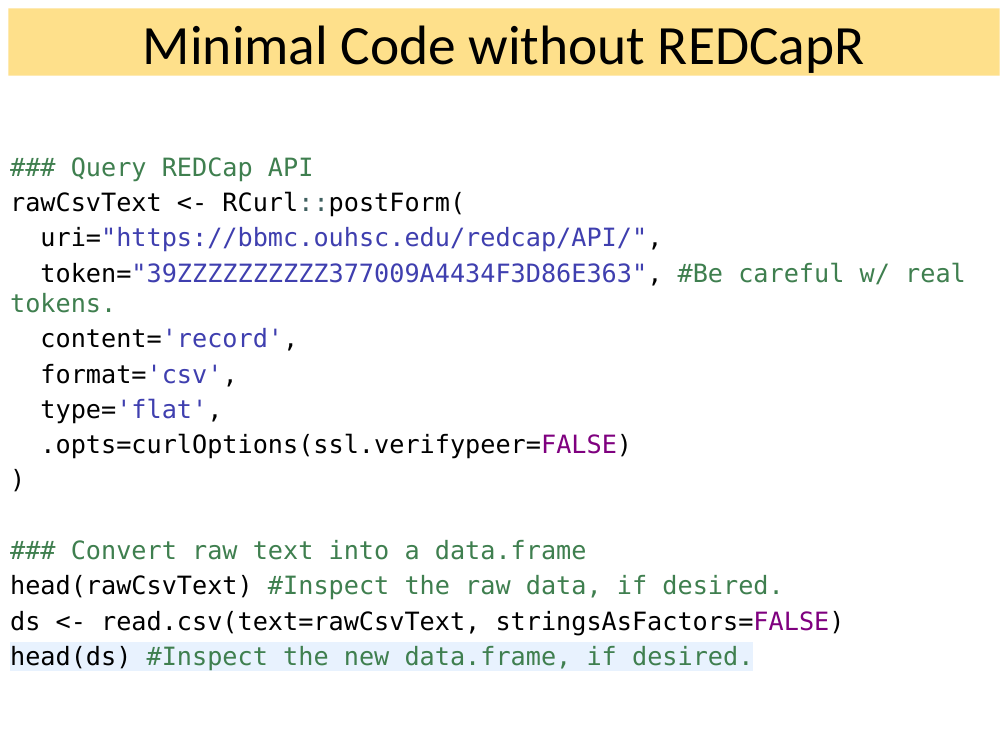
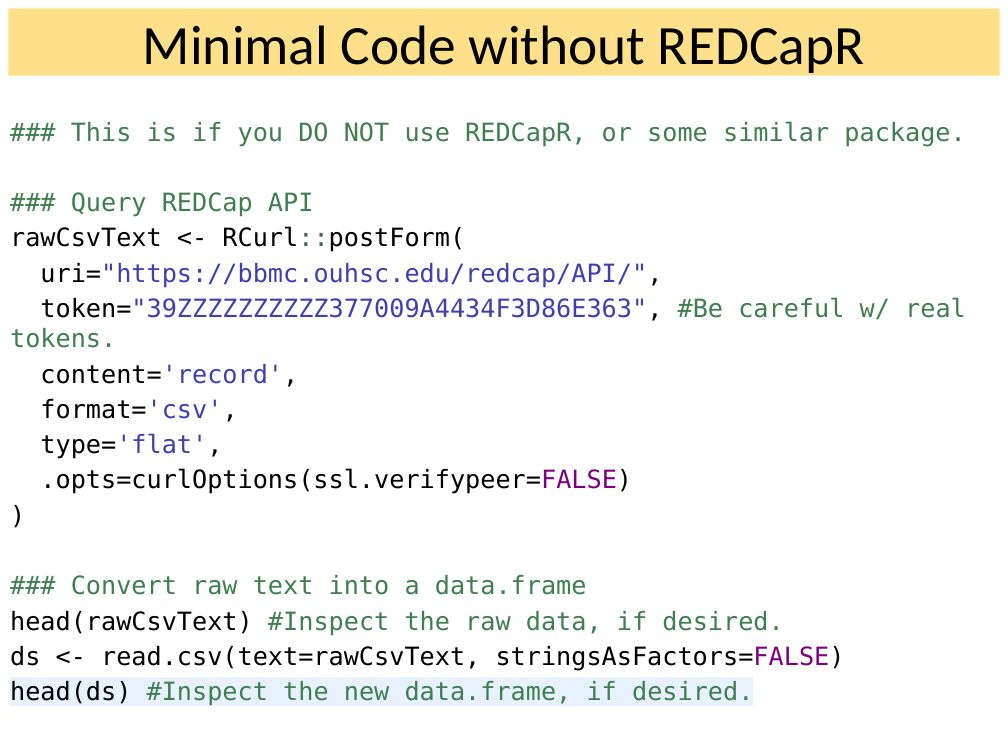
Before and after one commit to OuhscBbmc/StatisticalComputing, a slide deck: slide 18 of 2014_Presentations/09_September/LiterateProgrammingPatternsAndPracticesWithREDCap.pptx (slide 16 before the commit). Drawn at 1008x756 pixels with LibreOffice and Linux fonts; fonts in the diff are those of the drawing. Boxes give left, top, right and bottom in pixels: in the first picture for what was removed or moved away, otherwise in the second. Text is boxed around its words. In the diff, an @@ line names an element or a change of style, - is before the commit and + after.

```diff
--- a/2014_Presentations/09_September/LiterateProgrammingPatternsAndPracticesWithREDCap.pptx
+++ b/2014_Presentations/09_September/LiterateProgrammingPatternsAndPracticesWithREDCap.pptx
@@ text at [71,121,965,147]: paragraph added @@
+### This is if you DO NOT use REDCapR, or some similar package.
```
Also in this commit, not shown: 10 other slides changed, 7 slides added.
